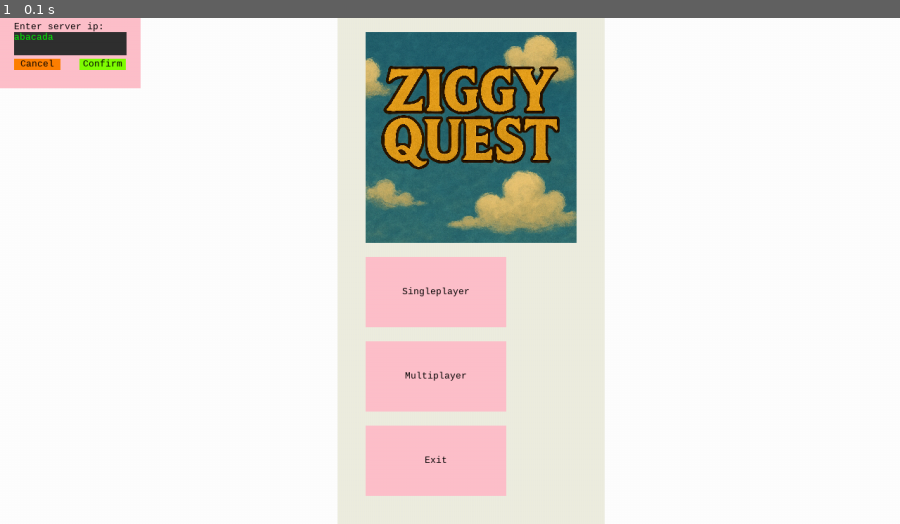
Above: before the commit, frame 1.
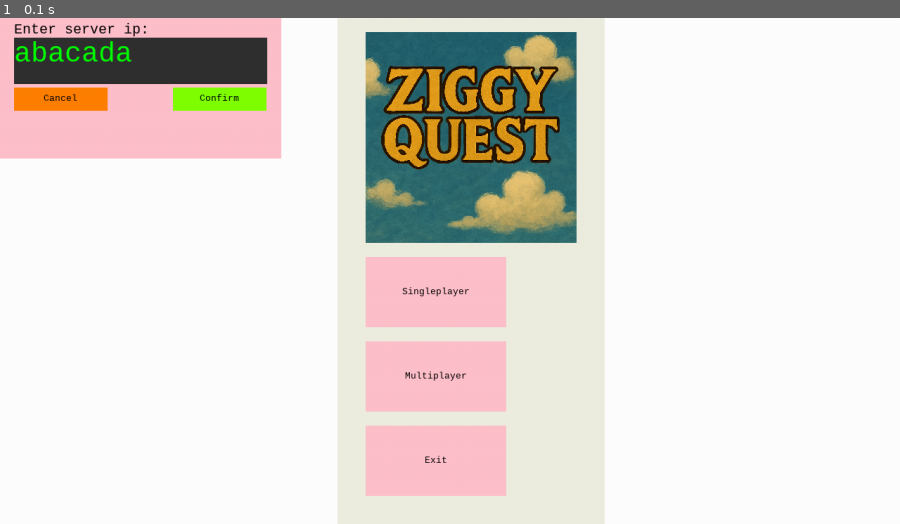
Above: after the commit, the same moment.

Repository: Tysek64/ziggyquest
Game: pygame game, started from src/GUIMain.py
Same seed, same stepped clock (60 frames per second), same inputs: the game is played once before the commit and once after it.
Inputs:
- Up to frame 1 (0.1 s): no input

The runs differ from the first frame. In frame 1, 7.8% of the frame differs, in the area x 0-32%, y 0-28%.

Commit message:
scaling fixes

Diff:
--- a/src/GUI/drawables/EditableTextField.py
+++ b/src/GUI/drawables/EditableTextField.py
@@ -7,12 +7,12 @@
 
 class EditableTextField(Drawable, ResizeMixin, FocusableMixin):
     def __init__(self, position: pygame.Rect, parent_surface: pygame.Surface,
-                 color: pygame.Color = pygame.Color(48, 48, 48),
+                 color: pygame.Color = pygame.Color(48, 48, 48), font_size: int = 13,
                  default_value: str = 'abacada', max_len=16):
         self.position = position
         self.color = color
         self.rendered_text = ResizableTextDrawable(self.position.topleft, default_value,
-                                                   pygame.Color(0, 255, 0), parent_surface, editable=True)
+                                                   pygame.Color(0, 255, 0), parent_surface, editable=True, size=font_size)
         self.max_len = max_len
         super().__init__(points=['position'], surfaces=[], parent_surface=parent_surface, hitbox=self.position)
 
--- a/src/GUI/drawables/ResizableInputPopup.py
+++ b/src/GUI/drawables/ResizableInputPopup.py
@@ -18,14 +18,15 @@
         self.color = color
         self.__top_margin = 5
         self.__left_margin = 20
+        self.__font_size = self.position.height // 5
         self.__button_size = (self.position.width / 3, self.position.height / 6) # wybrane dowolnie, zeby ladnie wygladalo
-        self.__text_field_size = (self.position.width / 1.25, self.position.height / 3)
+        self.__text_field_size = (self.position.width - 2 * self.__left_margin, self.position.height / 3)
 
         text_pos = (self.position.topleft[0] + self.__left_margin, self.position.topleft[1] + self.__top_margin)
-        self.text = ResizableTextDrawable(text_pos, text, text_color, parent_surface)
+        self.text = ResizableTextDrawable(text_pos, text, text_color, parent_surface, size=self.__font_size // 2)
 
         input_pos = (self.position.bottomleft[0] + self.__left_margin, self.text.get_rect().bottomleft[1] + self.__top_margin)
-        self.input = EditableTextField(pygame.Rect(input_pos, self.__text_field_size), parent_surface)
+        self.input = EditableTextField(pygame.Rect(input_pos, self.__text_field_size), parent_surface, font_size=self.__font_size)
 
         cancel_pos = (self.position.bottomleft[0] + self.__left_margin, self.input.get_rect().bottomleft[1] + self.__top_margin)
         self.cancel_button = ResizableButton(pygame.Rect(cancel_pos, self.__button_size), 'Cancel',
--- a/src/GUIMain.py
+++ b/src/GUIMain.py
@@ -36,7 +36,7 @@
                               ResizableButton(pygame.Rect(0, 0, 200, 100), 'Exit', pygame.Color('pink'),
                                               (lambda: menu.close()), parent_surface),
                           ], row_width=1, scale_to_content=True), {}),
-        (ResizableInputPopup(pygame.Rect(0, 0, 200, 100), 'Enter server ip:', pygame.Color('pink'),
+        (ResizableInputPopup(pygame.Rect(0, 0, 400, 200), 'Enter server ip:', pygame.Color('pink'),
                              lambda: print('cancelled'), lambda: print('accepted'), parent_surface), {}),
     ]
 
